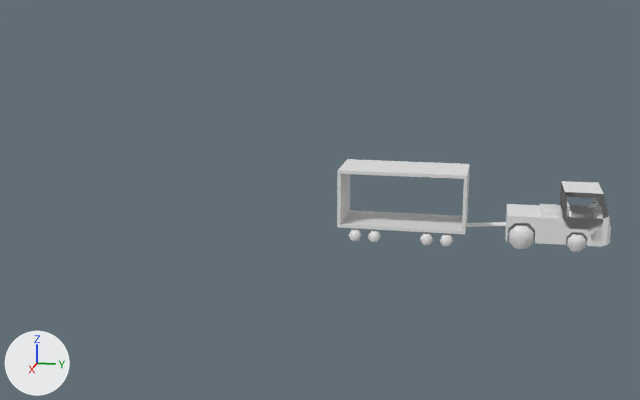
One commit to the Blender file Resources/VEH_air_bagcart1.blend: the scene before it, then after it.
Both versions are drawn from a 50 mm camera at (26.92, 0.56, 7.75) aimed at (-0.04, -4.83, 1.01). Lighting does not change. The marker at lower left points along +X, +Y and +Z.

Names of what the first picture shows: 'Bag1', 'mx5'.
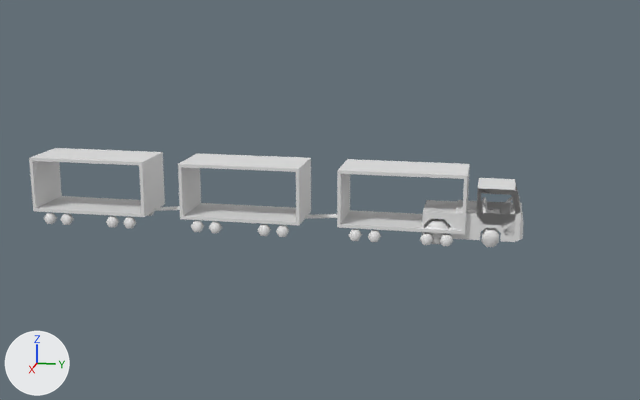
Scene script edits in JSON lines:
```json
{"op": "add", "block": "me_bag1_001", "code": ["me_bag1_001 = bpy.data.meshes.new('Bag1.001')", "me_bag1_001.from_pydata(...)  # 120 vertices, 105 faces; spans x -0.9..0.9, y -4.1..1.0, z 0.0..2.2", "me_bag1_001.materials.append(mat_fs2x_palette_png_006)  # its picture is missing"]}
{"op": "set", "path": "ob_mx5.location", "old": "(0.0, 0.0, 0.0)", "new": "(0.0, -2.5, 0.0)"}
{"op": "add", "block": "ob_bag1_001", "code": ["ob_bag1_001 = bpy.data.objects.new('Bag1.001', me_bag1)", "ob_bag1_001.location = (0.0, -5.1, 0.0)"]}
{"op": "add", "block": "ob_bag1_002", "code": ["ob_bag1_002 = bpy.data.objects.new('Bag1.002', me_bag1_001)", "ob_bag1_002.location = (0.0, -10.2, 0.0)"]}
```

Boxes (x1, y1, x2, y2) around the edits, measured in the pictures (640 x 400 px):
```json
{"object": "mx5", "change": "moved", "before": [505, 181, 611, 252], "after": [422, 178, 524, 247]}
{"object": "Bag1.002", "change": "added", "after": [29, 148, 180, 228]}
{"object": "Bag1.001", "change": "added", "after": [178, 153, 337, 237]}
```
